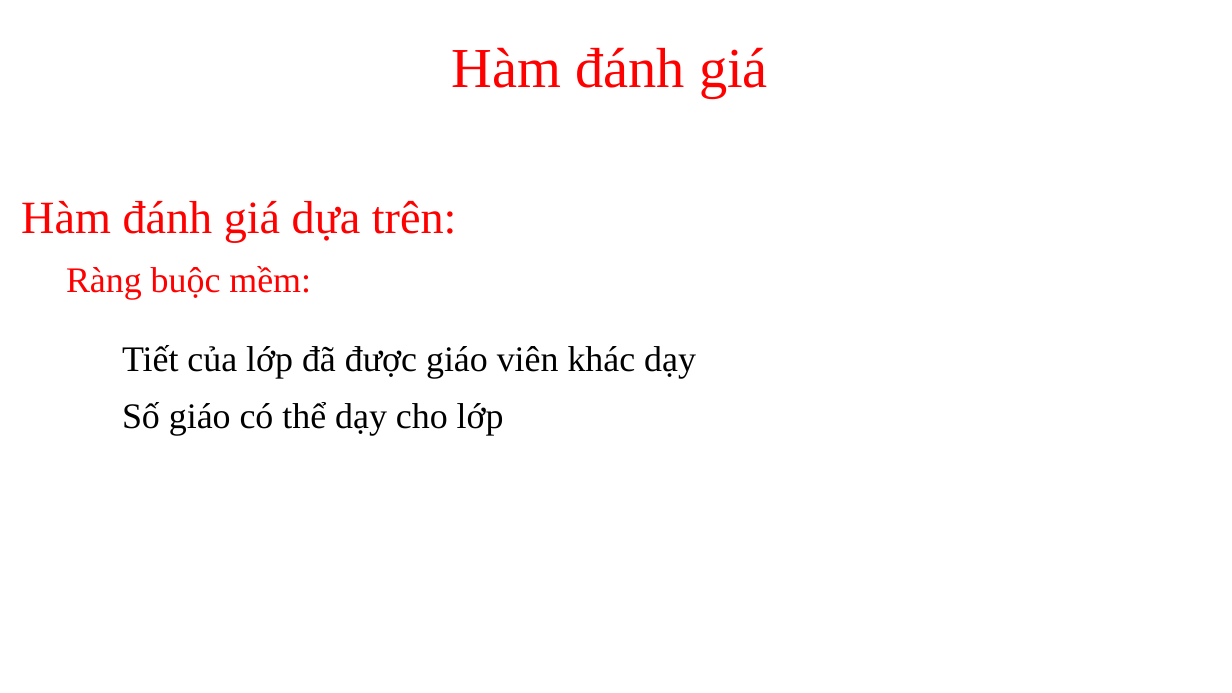
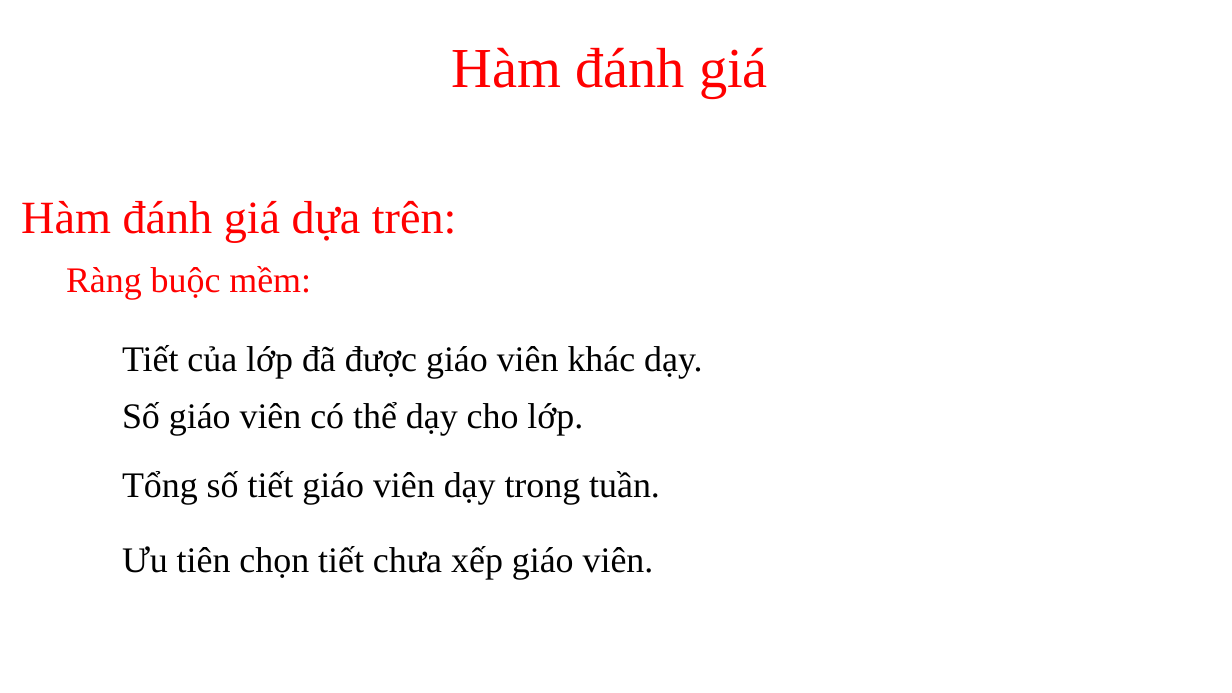
Before and after one commit to kientrdoan/N20DCCN019_N20DCCN027_N20DCCN028, a slide deck: slide 19 of CuoiKy/CuoiKy.pptx. Drawn at 1232x693 pixels with LibreOffice and Linux fonts; fonts in the diff are those of the drawing; background and template pictures are left out. Boxes give left, top, right and bottom in pixels: in the first picture for what was removed or moved away, otherwise in the second. Text is boxed around its words. In the diff, an @@ line names an element or a change of style, - is before the commit and + after.

```diff
--- a/CuoiKy/CuoiKy.pptx
+++ b/CuoiKy/CuoiKy.pptx
@@ text at <box>122,345,702,378</box>: text changed @@
-Tiết của lớp đã được giáo viên khác dạy
+Tiết của lớp đã được giáo viên khác dạy.
@@ text at <box>122,402,583,436</box>: text changed @@
-Số giáo có thể dạy cho lớp
+Số giáo viên có thể dạy cho lớp.
@@ text added at <box>122,471,660,505</box>, 28 pt, text #000000 @@
+Tổng số tiết giáo viên dạy trong tuần.
@@ text added at <box>122,546,654,580</box>, 28 pt, text #000000 @@
+Ưu tiên chọn tiết chưa xếp giáo viên.
```
Also in this commit, not shown: 4 other files.
